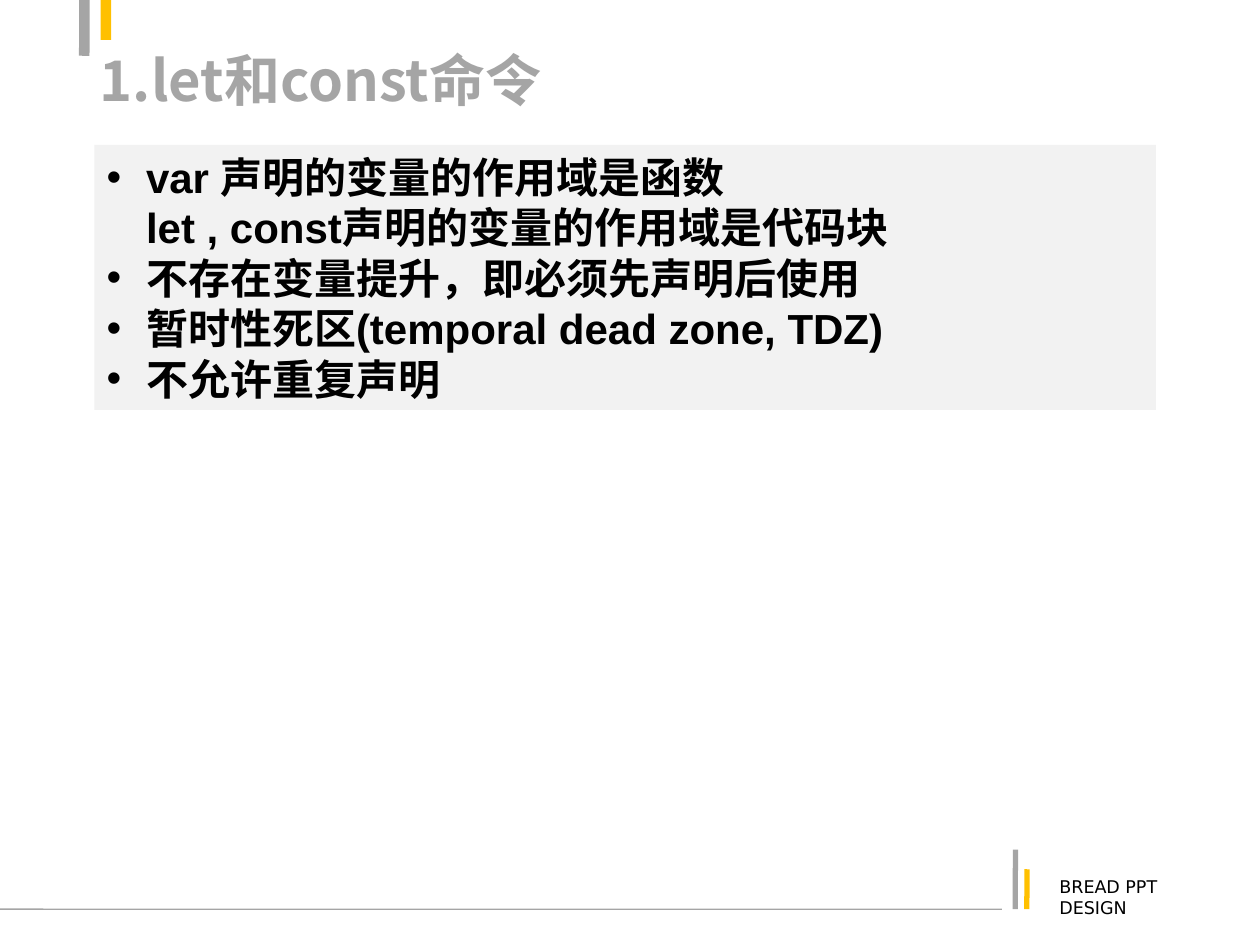
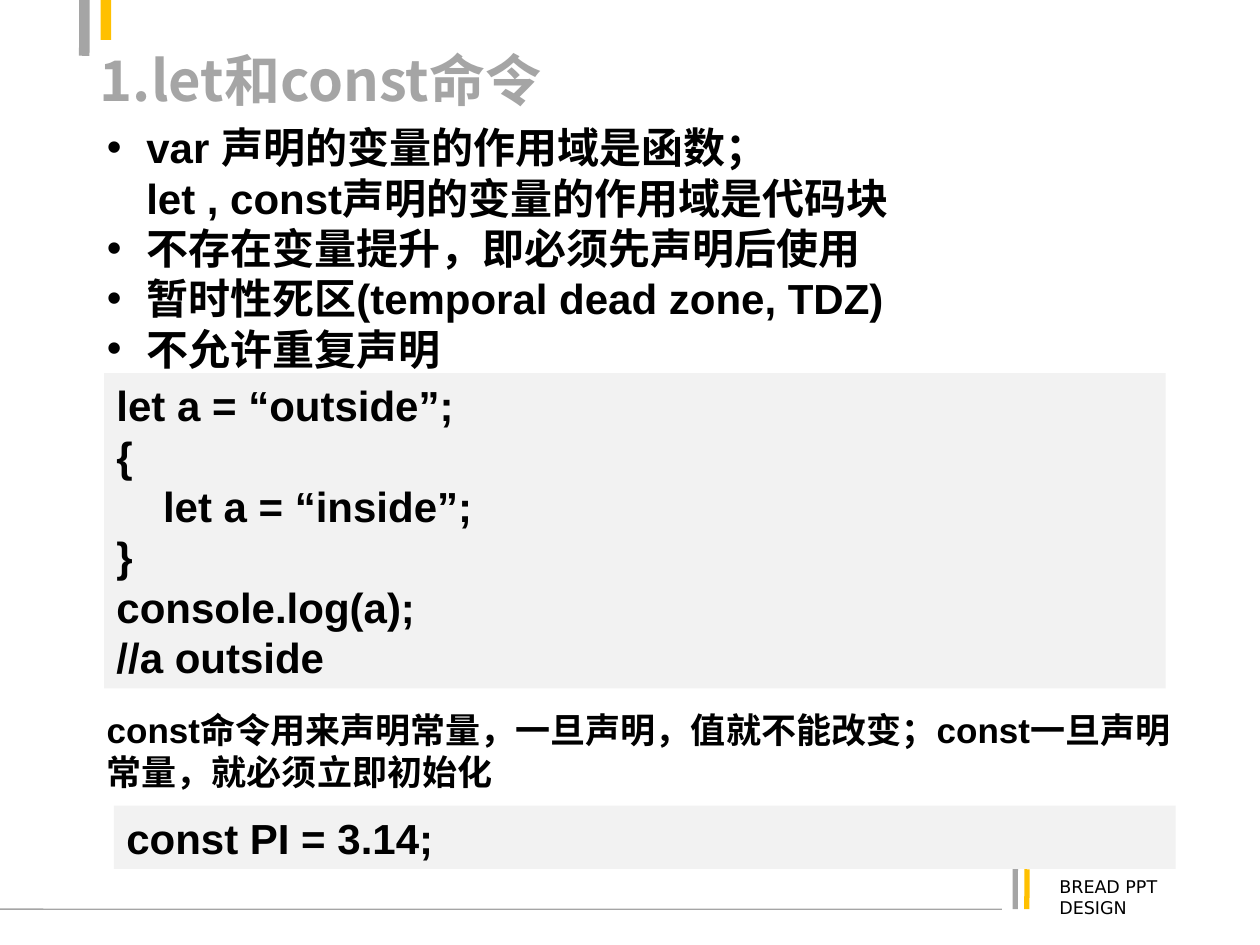
Before and after one commit to justforuse/psae-es6, a slide deck: slide 14 of es6.ppt (slide 11 before the commit). Drawn at 1260x945 pixels with LibreOffice and Linux fonts; fonts in the diff are those of the drawing. Boxes give left, top, right and bottom in pixels: in the first picture for what was removed or moved away, otherwise in the second. Text is boxed around its words. In the diff, an @@ line names an element or a change of style, - is before the commit and + after.

```diff
--- a/es6.ppt
+++ b/es6.ppt
@@ text "var 声明的变量的作用域是函数； let , const声明的变量的作用域是代码块": place and size @@
-text "var 声明的变量的作用域是函数； let , const声明的变量的作用域是代码块" at [94,145,1157,410]
+text "var 声明的变量的作用域是函数； let , const声明的变量的作用域是代码块" at [146,127,888,369]
@@ text "var 声明的变量的作用域是函数； let , const声明的变量的作用域是代码块" at [146,127,888,369]: fill #F2F2F2 to none @@
@@ text at [146,127,888,218]: text changed @@
-• var 声明的变量的作用域是函数
-  let , const声明的变量的作用域是代码块
+• var 声明的变量的作用域是函数；
+  let , const声明的变量的作用域是代码块
@@ rectangle added at [105,373,1167,688], fill #F2F2F2, 24 pt, text #000000, bold @@
+let a = “outside”;
+{
+let a = “inside”;
+}
+console.log(a);
+//a outside
@@ text added at [107,715,1171,790], 20 pt, text #000000, bold @@
+const命令用来声明常量，一旦声明，值就不能改变；const一旦声明常量，就必须立即初始化
@@ rectangle added at [113,805,1176,868], fill #F2F2F2, 24 pt, text #000000, bold @@
+const PI = 3.14;
```
Also in this commit, not shown: 22 other slides changed, 8 slides added, 9 slides removed, 5 other files.
